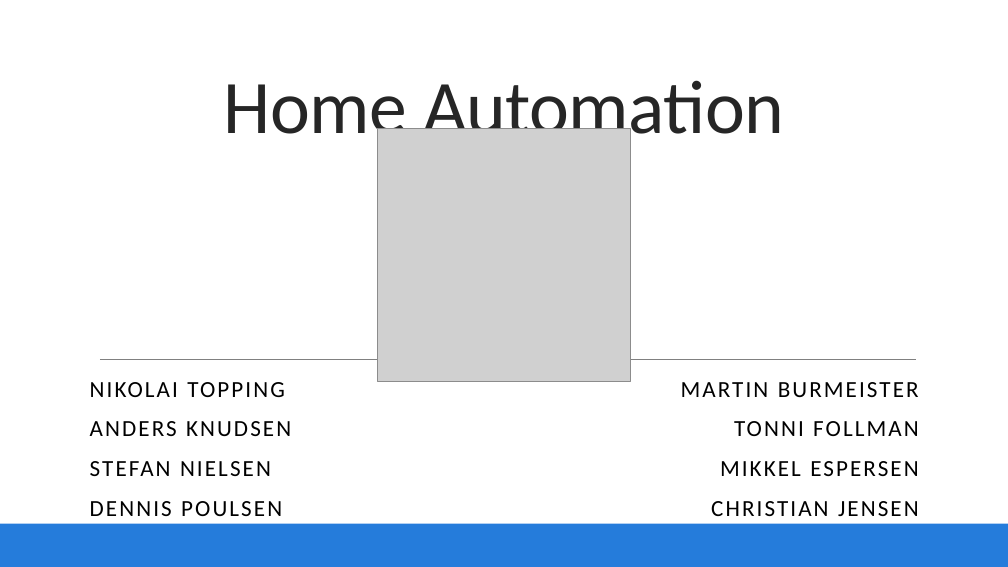
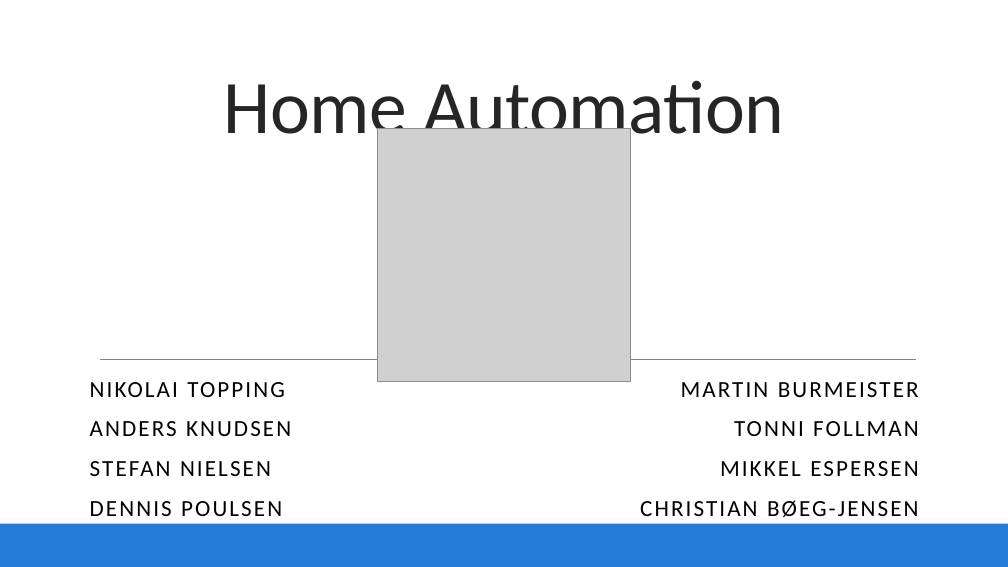
Before and after one commit to PRJ2GR15/Rapport, a slide deck: slide 1 of Fremlæggelse/Fremlæggelse.pptm. Drawn at 1008x567 pixels with LibreOffice and Linux fonts; fonts in the diff are those of the drawing; grey boxes stand for pictures. Boxes give left, top, right and bottom in pixels: in the first picture for what was removed or moved away, otherwise in the second. Text is boxed around its words. In the diff, an @@ line names an element or a change of style, - is before the commit and + after.

```diff
--- a/Fremlæggelse/Fremlæggelse.pptm
+++ b/Fremlæggelse/Fremlæggelse.pptm
@@ text "MARTIN BURMEISTER" moved from (x1=681, y1=382, x2=919, y2=516) to (x1=640, y1=382, x2=919, y2=517) @@
@@ text at (x1=640, y1=500, x2=919, y2=517): text changed @@
-CHRISTIAN JENSEN
+CHRISTIAN BØEG-JENSEN
```
Also in this commit, not shown: 36 other slides changed, 1 slide added, 1 slide removed, 1 other file.
